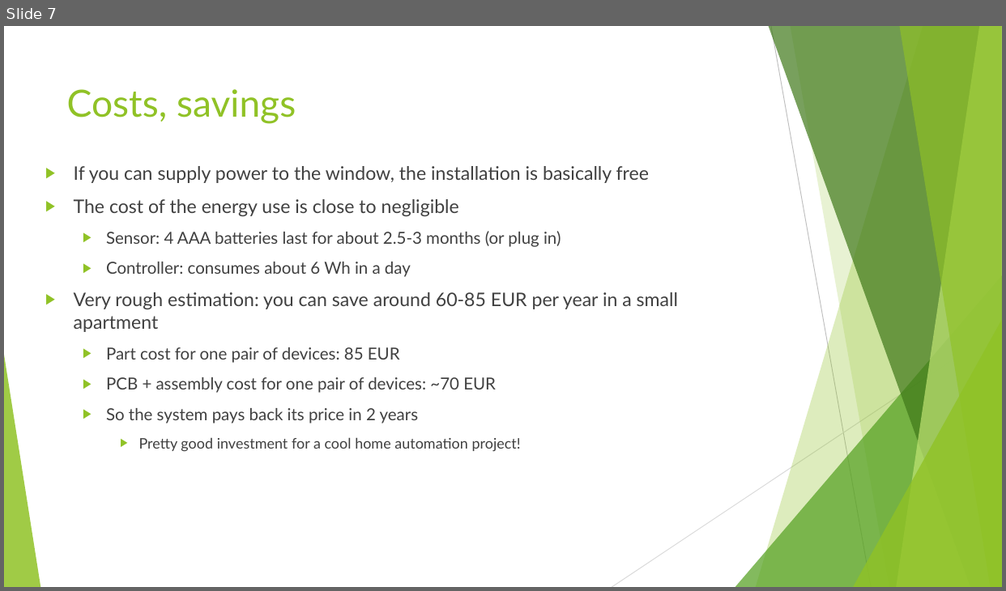
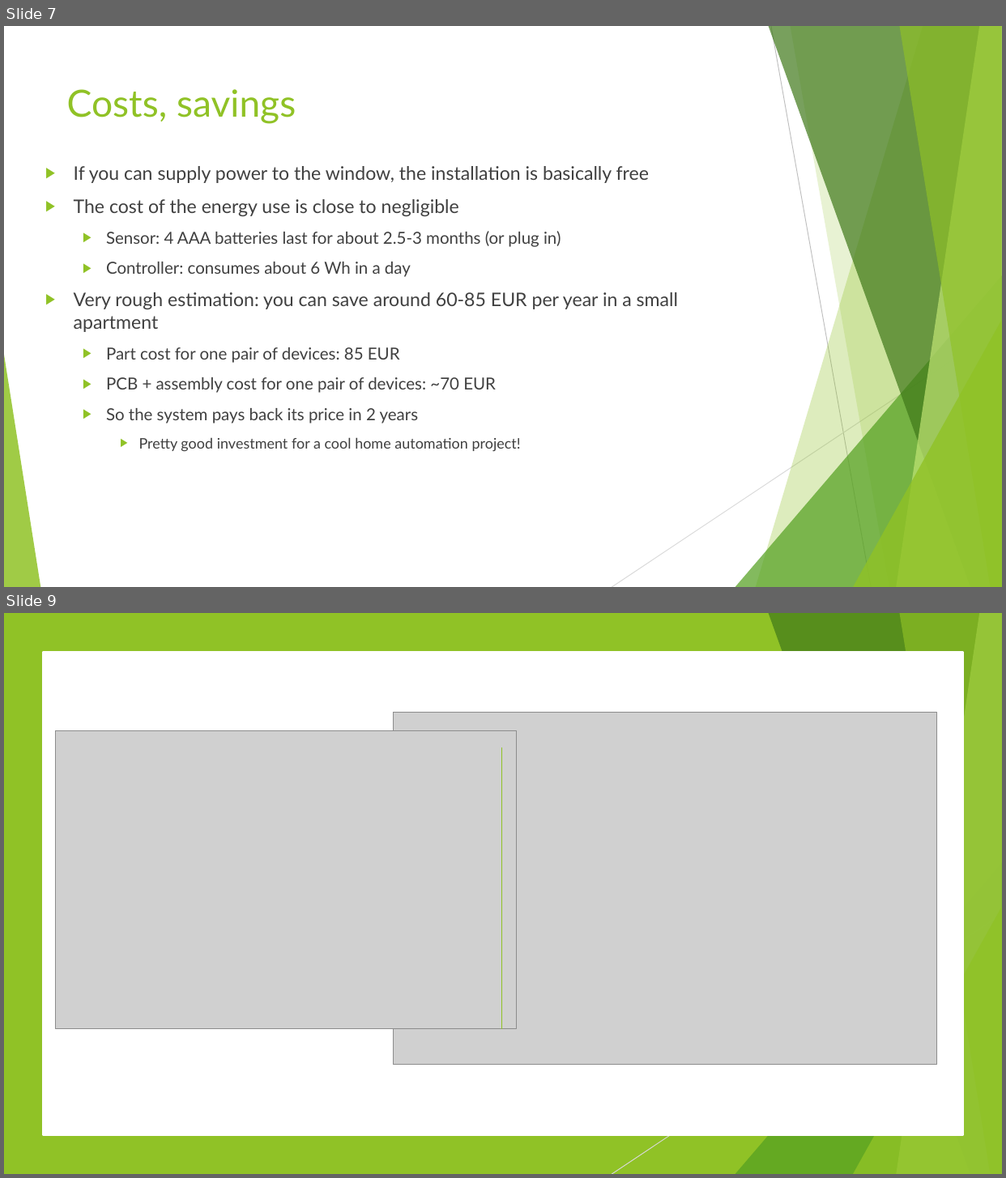
Before and after one commit to csimi97/HEKK, a slide deck: Documentation/Presentation.pptx. Shown one above the other, each under a label of ours: slide 7 before the commit, slides 7 and 9 after it; the slides between them are not shown. The pictures are 1006x591 and 1006x1178 pixels, drawn with LibreOffice and Linux fonts; fonts in the diff are those of the drawing; grey boxes stand for pictures. Boxes give left, top, right and bottom in pixels: in the first picture for what was removed or moved away, otherwise in the second. Text is boxed around its words. In the diff, an @@ line names an element or a change of style, - is before the commit and + after.

```diff
--- a/Documentation/Presentation.pptx
+++ b/Documentation/Presentation.pptx
@@ slide 9 added at (4, 613, 1002, 1174), background #FFFFFF; not listed: 8 template elements that a slide beside it also shows @@
@@ rectangle added at (4, 613, 1002, 1174), fill #90C226 @@
@@ rectangle added at (43, 653, 963, 1135), fill #FFFFFF, outline #FFFFFF 1.75 pt @@
@@ picture added at (56, 730, 517, 1029) @@
@@ picture added at (394, 713, 938, 1064) @@
@@ line added from (502, 748) to (502, 1029), #90C226 1 pt @@
@@ group added at (4, 613, 1002, 1174): 5 freeform shapes, 3 triangles, 1 line @@
@@ group added at (4, 613, 1002, 1174): 5 freeform shapes, 3 triangles, 1 line @@
```
Also in this commit, not shown: 1 other slide added, 15 other files.
